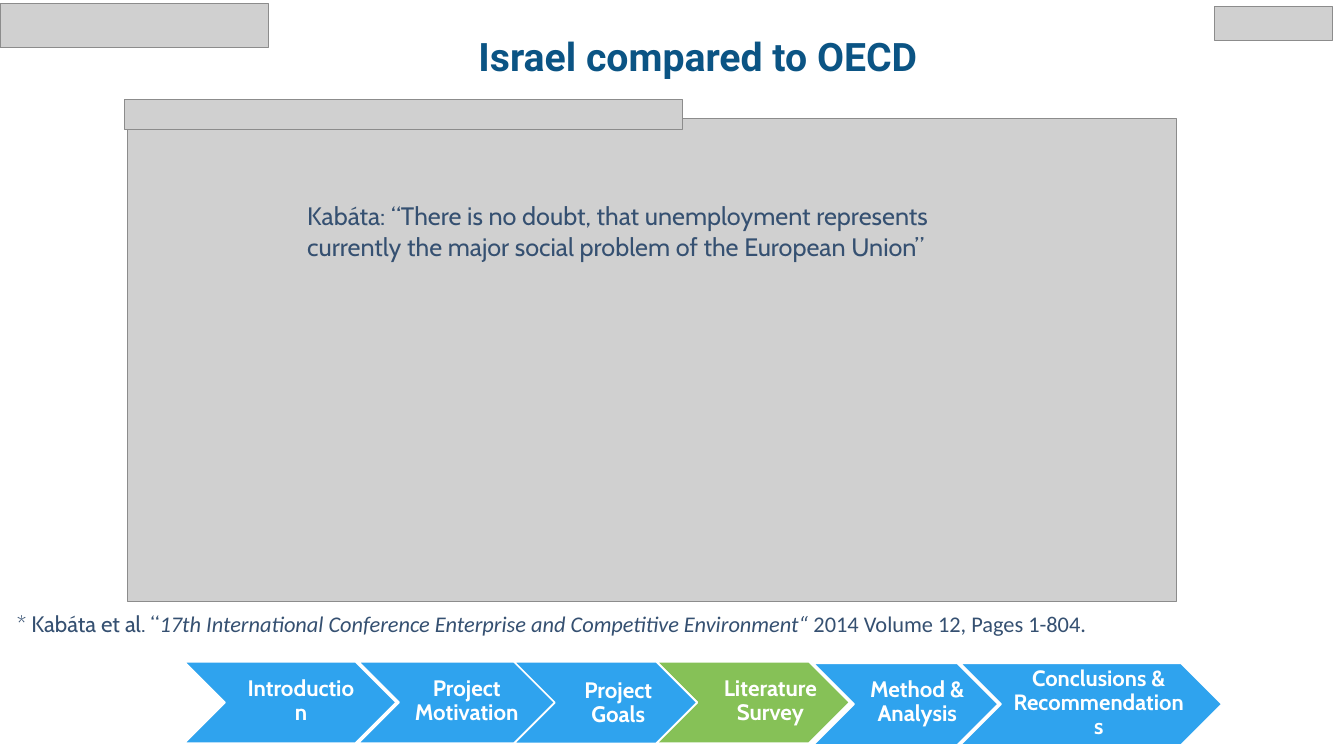
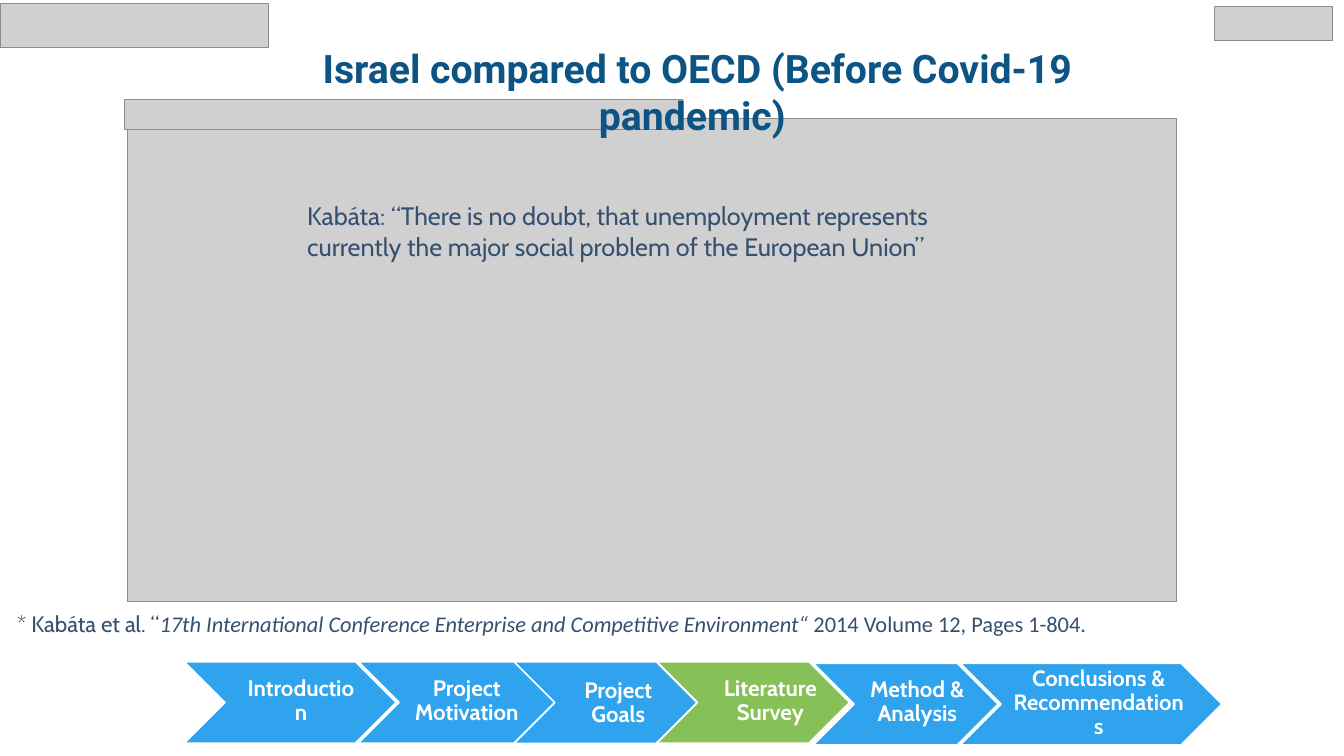
Before and after one commit to chen890/Final-Research-Project---IES, a slide deck: slide 6 of English Final Project.pptx. Drawn at 1344x756 pixels with LibreOffice and Linux fonts; fonts in the diff are those of the drawing; grey boxes stand for pictures; background and template pictures are left out. Boxes give left, top, right and bottom in pixels: in the first picture for what was removed or moved away, otherwise in the second. Text is boxed around its words. In the diff, an @@ line names an element or a change of style, - is before the commit and + after.

```diff
--- a/English Final Project.pptx
+++ b/English Final Project.pptx
@@ text at [323,52,1072,139]: text changed @@
-Israel compared to OECD
+Israel compared to OECD (Before Covid-19 pandemic)
```
Also in this commit, not shown: 20 other slides changed, 4 other files.
